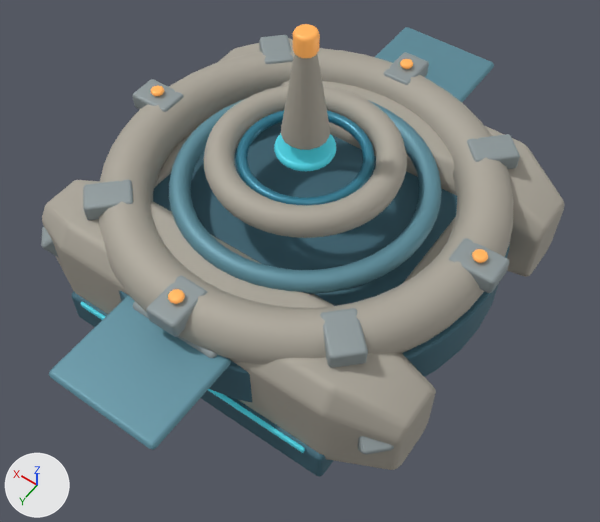
The glTF model space-battleship/assets/planets/facilities_v6/auto_explore.glb: old version first, new version second.
The view is the same before and after, from a 50 mm camera at (-1.67, 2.38, 3.57) aimed at (-0.19, 0.31, 0.33). The lights are fixed; the arrows at lower left show +X, +Y and +Z. The picture after the commit comes second. Where no turn or scale is listed for an object, it has been applied to the vertices. Vertices at exactly the same position are counted once.

Objects in the first picture: 'Bearing radial armor key.003', 'Blue inner bearing race', 'Continuous dark lower course.001', 'Folded solar vane', 'Folded solar vane.001', 'Ivory annular pressure rim', 'Outer service seam.001', 'Radial bearing lower drum', 'Rotating inner glass', 'Rotating open habitat collar', 'Shared-ring pressure haunch', 'Shared-ring pressure haunch.001', 'Station slender command mast' and 18 more.
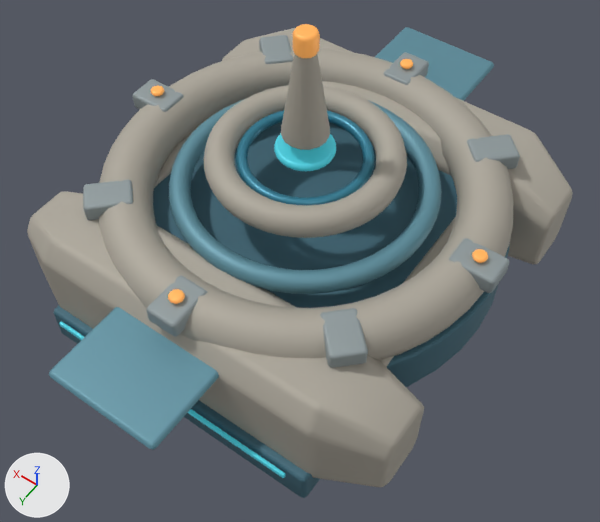
Commit message: Match facility haunch span to widened owned ring shoulders

What differs and where, as boxes [x1, y1, x2, y2] in the pictures (600 x 522 px):
'Shared-ring pressure haunch.001', moved: before [42, 180, 436, 470]; after [27, 191, 424, 487]
'Shared-ring pressure haunch', moved: before [217, 38, 565, 277]; after [222, 28, 573, 264]
'Continuous dark lower course.001', moved: before [71, 292, 334, 477]; after [54, 305, 320, 498]
'Outer service seam.001', moved: before [80, 301, 305, 453]; after [59, 321, 285, 478]

Diff of the bpy script that builds the scene:
```diff
--- a/space-battleship/assets/planets/facilities_v6/auto_explore.glb.py
+++ b/space-battleship/assets/planets/facilities_v6/auto_explore.glb.py
@@ me_shared_ring_pressure_haunch @@
 # used by ob_shared_ring_pressure_haunch; location = (0.0, 0.0, 0.0)
-me_shared_ring_pressure_haunch.from_pydata(...)  # 176 vertices, 348 faces; spans x -1.1..1.1, y -0.98..-0.48, z -0.13..0.51
+me_shared_ring_pressure_haunch.from_pydata(...)  # 176 vertices, 348 faces; spans x -1.1..1.1, y -1.09..-0.59, z -0.13..0.51
+# me_shared_ring_pressure_haunch part 1: the whole mesh is moved by (0.0, -0.1, 0.0)
 me_shared_ring_pressure_haunch.materials.append(mat_v6_armor)
@@ me_shared_ring_pressure_haunch_001 @@
 # used by ob_shared_ring_pressure_haunch_001; location = (0.0, 0.0, 0.0)
-me_shared_ring_pressure_haunch_001.from_pydata(...)  # 176 vertices, 348 faces; spans x -1.1..1.1, y 0.48..0.98, z -0.13..0.51
+me_shared_ring_pressure_haunch_001.from_pydata(...)  # 176 vertices, 348 faces; spans x -1.1..1.1, y 0.59..1.09, z -0.13..0.51
+# me_shared_ring_pressure_haunch_001 part 2: the whole mesh is moved by (0.0, 0.1, 0.0)
 me_shared_ring_pressure_haunch_001.materials.append(mat_v6_armor)
@@ ob_continuous_dark_lower_course_001 @@
 ob_continuous_dark_lower_course_001 = bpy.data.objects.new('Continuous dark lower course.001', me_cube_002)
-ob_continuous_dark_lower_course_001.location = (0.0, 0.86, -0.08)
+ob_continuous_dark_lower_course_001.location = (0.0, 0.989, -0.08)
@@ ob_outer_service_seam_001 @@
 ob_outer_service_seam_001 = bpy.data.objects.new('Outer service seam.001', me_cube_003)
-ob_outer_service_seam_001.location = (0.0, 1.006, 0.02)
+ob_outer_service_seam_001.location = (0.0, 1.157, 0.02)
```
